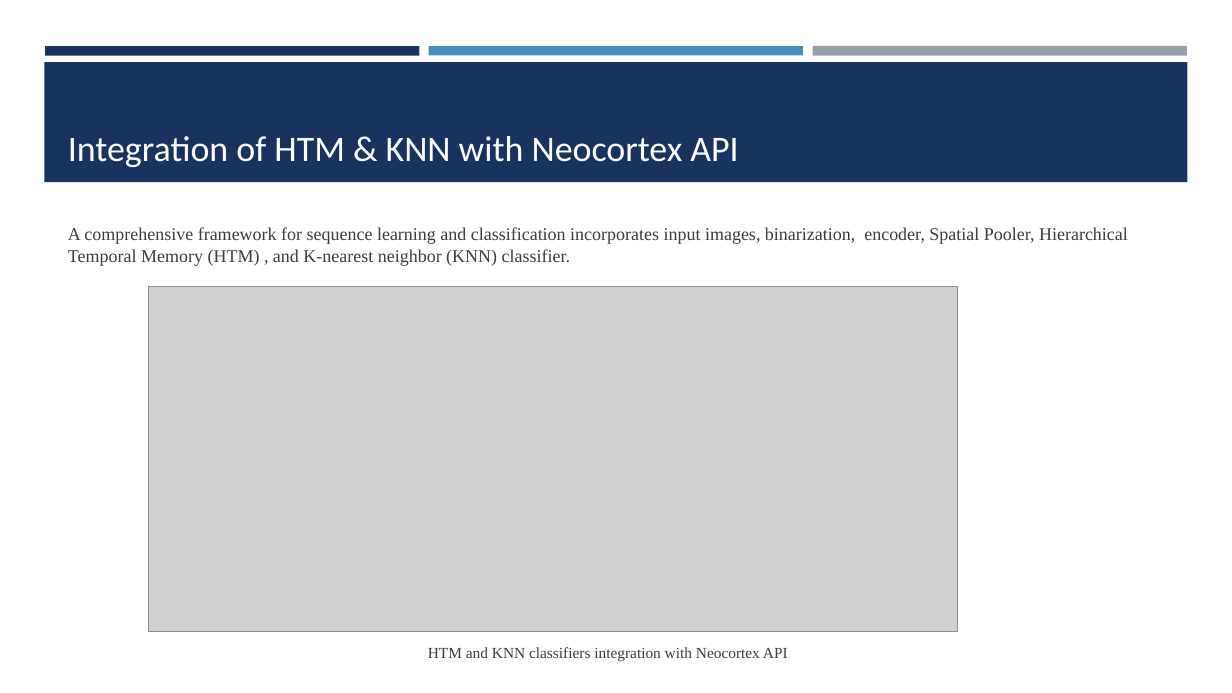
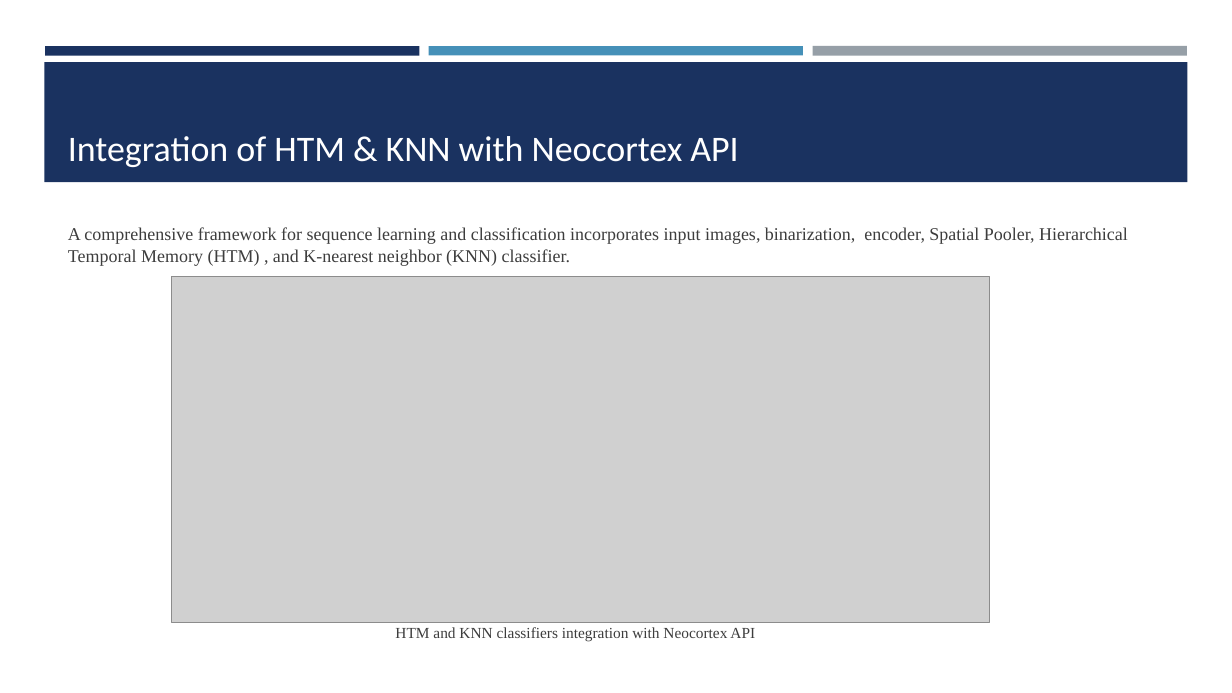
Before and after one commit to Abwahab55/neocortexapi-AppHorozon, a slide deck: slide 10 of source/Samples/Documentation/PPT_ML 2425-01 Investigate Image Reconstruction by Using Classifiers.pptx (slide 9 before the commit). Drawn at 1232x693 pixels with LibreOffice and Linux fonts; fonts in the diff are those of the drawing; grey boxes stand for pictures. Boxes give left, top, right and bottom in pixels: in the first picture for what was removed or moved away, otherwise in the second. Text is boxed around its words. In the diff, an @@ line names an element or a change of style, - is before the commit and + after.

```diff
--- a/source/Samples/Documentation/PPT_ML 2425-01 Investigate Image Reconstruction by Using Classifiers.pptx
+++ b/source/Samples/Documentation/PPT_ML 2425-01 Investigate Image Reconstruction by Using Classifiers.pptx
@@ picture: place and size @@
-picture at [149,287,958,632]
+picture at [171,276,990,622]
@@ text "HTM and KNN classifiers integration ...": place and size @@
-text "HTM and KNN classifiers integration ..." at [428,647,788,662]
+text "HTM and KNN classifiers integration ..." at [395,627,755,642]
```
Also in this commit, not shown: 5 other slides changed, 2 slides added, 7 other files.
